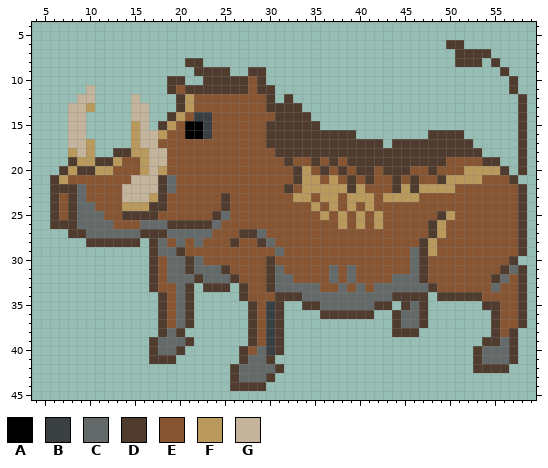
Edited in one commit: pixel-art sprite (Zilon.Core/CDT.LAST.MonoGameClient/Content/Sprites/game-objects/Monographics/Warthog.png). This is how it looked before the edit.
The file is 64x64 pixels. Shown: x 4..59, y 4..45. The old version is drawn lined up with the new one.
Palette (. is transparent): A #000000  B #3a3f41  C #646a69  D #4f3c2f  E #875531  F #ba995d  G #c3b49b
Pixels before, first column x 6:
 6 ............................................DD.......
 7 .............................................DDDD....
 8 ...............DD............................DDD.D...
 9 ................DDDD..DD..........................D..
10 .............DD..DDDDDED...........................D.
11 ....G........DEDDDDDDDEDD..........................D.
12 ...GG....G....DFEEEEEEEED.D.........................D
13 ..GGF....GG...DFEEEEEEEEDDDD........................D
14 ..GG.....GG..DFEBBEEEEEEEDDDD.......................D
15 ..GG.....FG.DFEAABEEEEEEDDDDDD......................D
16 ..GG.....FGGFEEAABEEEEEEDDDDDDDDDD........DDDD......D
17 ..GGF....FGGEEEEEEEEEEEEDDDDDDDDDDDDD.DDDDDDDDD.....D
18 ..FGF..DDFFGGEEEEEEEEEEEEDDDDDDDDDDDDDDDDDDDDDDD....D
19 ..DFFDDFEEFGGEEEEEEEEEEEEEDEEDEDEDDDDDDDDDDDEEEEDD..D
20 .DFDDFFEEEFGFEEEEEEEEEEEEEEDFEDEDEDDEDDDEEDEEEFFFFD.D
21 DFEEEEEEEGGGDCEEEEEEEEEEEEEDFFEFEDEDEEDEDEEDFFFFEEED.
22 DDDCEEEEGGGGDCEEEEEEEEEEEEDEFFFFFDFEEEDFDFFFFEEEEEEED
23 DEDCEEEEGGGFDEEEEEEDEEEEEEEFFEFFEFFFEFFFFEEEEEEEEEEED
24 DEDCCEEEFFFDDEEEEEEDEEEEEEEEEFEFEFEFEEEEEEEEEEEEEEEED
25 DEDCCCEEDDDDEEEEEEDCEEEEEEEEEEFEFEFEFEEEEEEDFEEEEEEED
26 DDDCCCCEEECCCDDDDDCEEEEEEEEEEEEEFEFEFEEEEEDFEEEEEEEED
27 ..DDCCCCCCDDDCCCCCEEEDDCEEEEEEEEEEEEEEEEEEDFEEEEEEEED
28 ....DDDDDD.DCECECEEEDEEDCEEEEEEEEEEEEEEEEDFEEEEEEEEED
29 ...........DCCDEEEEEEEEEECEEEEEEEEEEEEEECDFEEEEEEEEED
30 ...........DECCDCEEEEEEEDEEEEEEEEEEEEEEECDEEEEEEEEED.
31 ...........DECCDCCCDEEEEDCEEEEECECEEEEEECDEEEEEEEEDCD
32 ...........DECCCDCCCDEEEDCCEEEECECEEEECCCDEEEEEEEDCED
33 ...........DEECD.DDD.DEEDCCCCCEECECECCCCCCDEEEEEECEED
34 ............DECD.....DEEEDDDCCCCCCCCCCDDDD.DDDDDEEEED
35 ............DECD......DEBD..DDCCCCCCDD.DCD......DDEED
36 ............DECD......DEBD....DDDDDD..DCCD.......DEED
37 ............DECD......DEBD............DCCD.......DEED
38 ............DCD.......DEBD............DDD........DED.
39 ...........DCCCD......DEBD......................DDCD.
40 ...........DCCD......DECBD.....................DCCCD.
41 ...........DDD.......DCCD......................DCCCD.
42 ....................DCCCCD.....................DDDD..
43 ....................DCCCD............................
44 ....................DDDD.............................
Once edited:
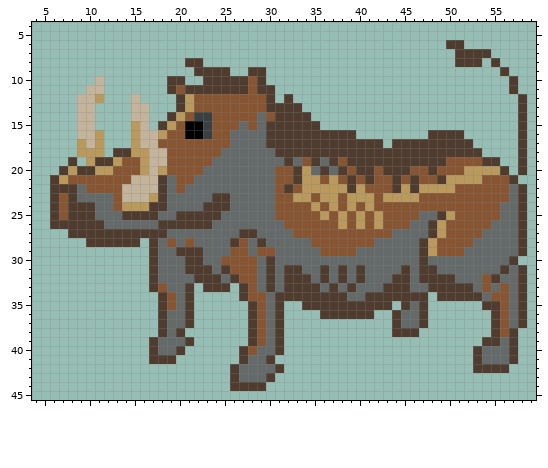
Change:
whole drawing moved by -1,-14 (the old picture is shown already moved)
Colour B gives way to colour C in rows 35 to 40 at x 30.
Colour E gives way to colour C in row 14 at x 29; in row 15 at x 27 and 29; in rows 16 to 17 at x 26 to 29; in row 18 at x 25 to 30; in row 19 at x 24 to 31, 33 and 36; in row 20 at x 23 to 30, 35 and 37.
Colour E gives way to colour C in row 21 at x 22 to 30; in row 22 at x 21 to 30 and 57; in row 23 at x 10 to 12, 19 to 23, 26 to 30 and 57; in row 24 at x 11 to 12, 19 to 22, 26 to 30 and 56 to 57; in row 25 at x 12 to 13, 18 to 19, 26 to 30, 47 to 48 and 56 to 57; in row 26 at x 13 to 15, 25 to 31, 46 to 47 and 55 to 57.
Colour E gives way to colour C in row 27 at x 24 to 26, 30 to 32, 44 to 47 and 54 to 57; in row 28 at x 23 to 25, 28, 31 to 34, 42 to 46 and 53 to 57; in row 29 at x 23 to 25, 28, 32 to 35, 40 to 45 and 52 to 57; in row 30 at x 18, 23 to 24, 29, 31 to 45 and 48 to 56; in row 31 at x 18, 29, 34 to 35, 41 to 44 and 49 to 55; in row 32 at x 18, 29, 35, 41 to 43, 51 to 53 and 57.
Colour E gives way to colour C in row 33 at x 19, 29, 36, 41, 53 and 57; in row 34 at x 30, 54 and 57; in row 35 at x 57; in rows 36 to 37 at x 19 and 57.
Colour C gives way to colour D in rows 24 to 25 at x 9 to 10; in row 26 at x 9 to 11 and 18; in row 27 at x 10 to 15; in row 30 at x 22; in row 31 at x 22 to 23; in row 32 at x 23 to 24, 32 and 44 to 45.
Colour C gives way to colour D in row 33 at x 32 to 35 and 43 to 45; in row 34 at x 34 to 38 and 41 to 43; in row 35 at x 36 to 41.
Colour E gives way to colour D in row 23 at x 24; in row 24 at x 23 to 24; in row 25 at x 20 to 23; in row 29 at x 21 to 22; in row 31 at x 32 to 33, 36, 38, 40, 45 and 48; in row 32 at x 33 to 34, 36, 38, 40 and 48 to 50.
Colour E gives way to colour D in row 33 at x 37, 39 and 49 to 52.
The edit adds colour F in row 12 at x 11; in rows 16 to 18 at x 11.
Colour G gives way to colour F in rows 17 to 18 at x 9.
The edit adds colour G in rows 10 to 11 at x 11; in rows 14 to 16 at x 10.
Colour F gives way to colour G in row 13 at x 10; in row 17 at x 10.
The author cleared colour F in row 18 at x 8; in row 19 at x 9.
The author cleared colour G in rows 13 to 17 at x 8.
